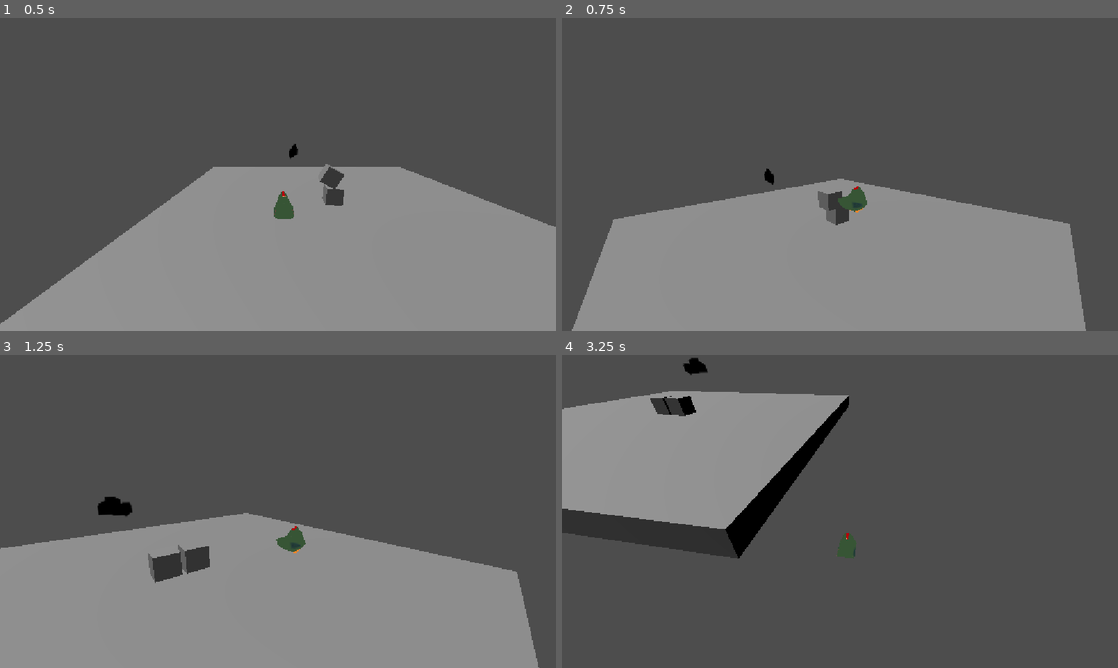
Above: before the commit, frames 1-4 (two rows, left to right).
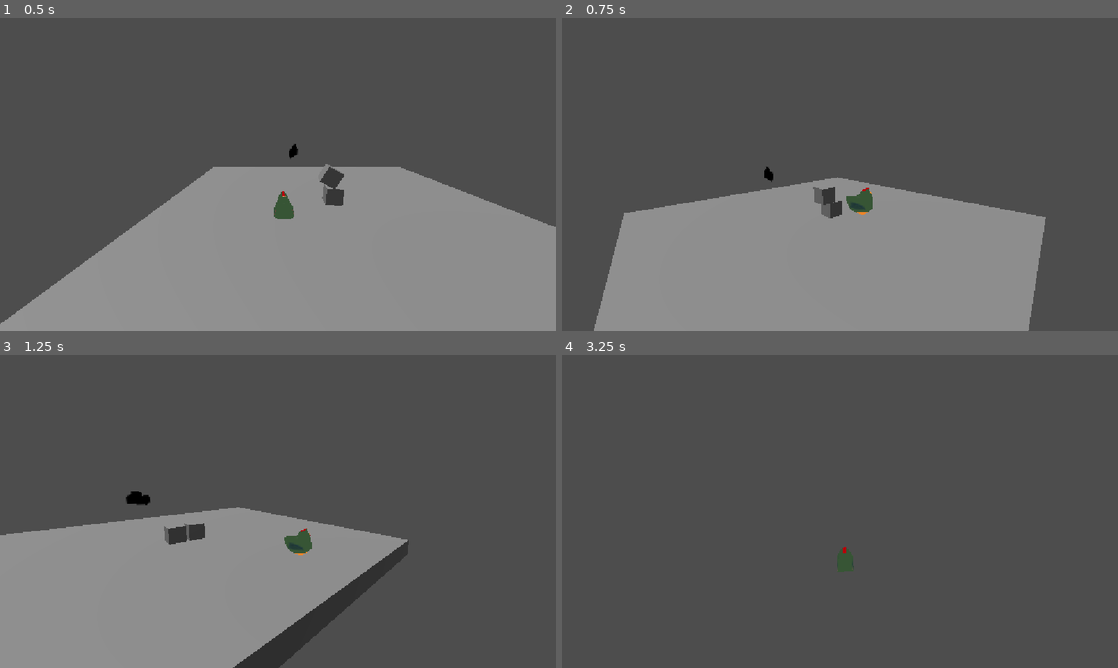
Above: after the commit, the same moments.

Repository: AyanChowdhury07/Between-Seasons
Game: Godot game, scene res://world.tscn
Two runs of this game, one before a commit and one after it. Both use one fixed random seed, a clock stepped at 60 frames per second and the inputs below.
Inputs (mouse positions are in pixels of both pictures, inside the frame that each line leads up to):
- Up to frame 1 (0.5 s): no input
- Up to frame 2 (0.75 s): tap Enter (ui_accept) at 0.5 s; move the mouse to (962, 158) at 0.52 s; hold Right (ui_right) from 0.53 s (still down)
- Up to frame 3 (1.25 s): keep holding Right (ui_right); tap Enter (ui_accept) at 0.77 s
- Up to frame 4 (3.25 s): move the mouse to (728, 527) at 1.27 s; release Right (ui_right) at 1.28 s; hold Down (ui_down) 1.28-2.03 s; tap Enter (ui_accept) at 1.52, 3.02 s; move the mouse to (895, 442) at 2.02 s; hold Right (ui_right) 2.03-2.78 s; move the mouse to (812, 574) at 2.77 s; hold Up (ui_up) from 2.78 s (still down)

Frame 1 is identical in both runs. In frame 2, 4.6% of the frame differs, in the area x 1-95%, y 47-100%; in frame 3, 18%; in frame 4, 21%, in the area x 0-53%, y 0-69%.

Commit message:
Organised Rotation Logic

Diff:
--- a/vane_body_3d.gd
+++ b/vane_body_3d.gd
@@ -28,17 +28,22 @@
 	# Get the input direction and handle the movement/deceleration.
 	# As good practice, you should replace UI actions with custom gameplay actions.
 	var input_dir := Input.get_vector("ui_left", "ui_right", "ui_up", "ui_down")
-	var direction := (transform.basis * Vector3(input_dir.x, 0, input_dir.y)).normalized()
+
+	#User input and camera rotation taken into account for Vector3 direction
+	var direction := (CameraController.basis * Vector3(input_dir.x, 0, input_dir.y)).normalized()
+
+
+
 	if direction != Vector3.ZERO:
 		velocity.x = direction.x * SPEED
 		velocity.z = direction.z * SPEED
 
-		var model_offset := PI/2.0
+		#Camera relative rotation logic
+		if visual_model:
+			var model_offset := PI / 2.0
+			var target_angle := atan2(direction.x, direction.z) - model_offset
+			visual_model.rotation.y = lerp_angle(visual_model.rotation.y, target_angle, ROTATION_SPEED * delta)
 
-		#Rotation logic
-		if visual_model:
-			var target_angle := atan2(direction.x,direction.z) - model_offset
-			visual_model.rotation.y = lerp_angle(visual_model.rotation.y,target_angle,ROTATION_SPEED * delta)
 	else:
 		velocity.x = move_toward(velocity.x, 0, SPEED)
 		velocity.z = move_toward(velocity.z, 0, SPEED)
@@ -58,10 +63,7 @@
 			# 3. Clamp the vertical rotation so the camera can't flip upside down
 			# Limit between -70 degrees and +60 degrees
 			CameraPivot.rotation.x = clamp(
-				CameraPivot.rotation.x,
-				deg_to_rad(-70),
-				deg_to_rad(60)
-			)
+				CameraPivot.rotation.x, deg_to_rad(-70), deg_to_rad(60))
 func _process(delta: float) -> void:
 	# Smoothly match the camera controller's position to the player's position every frame
 	if CameraController:
